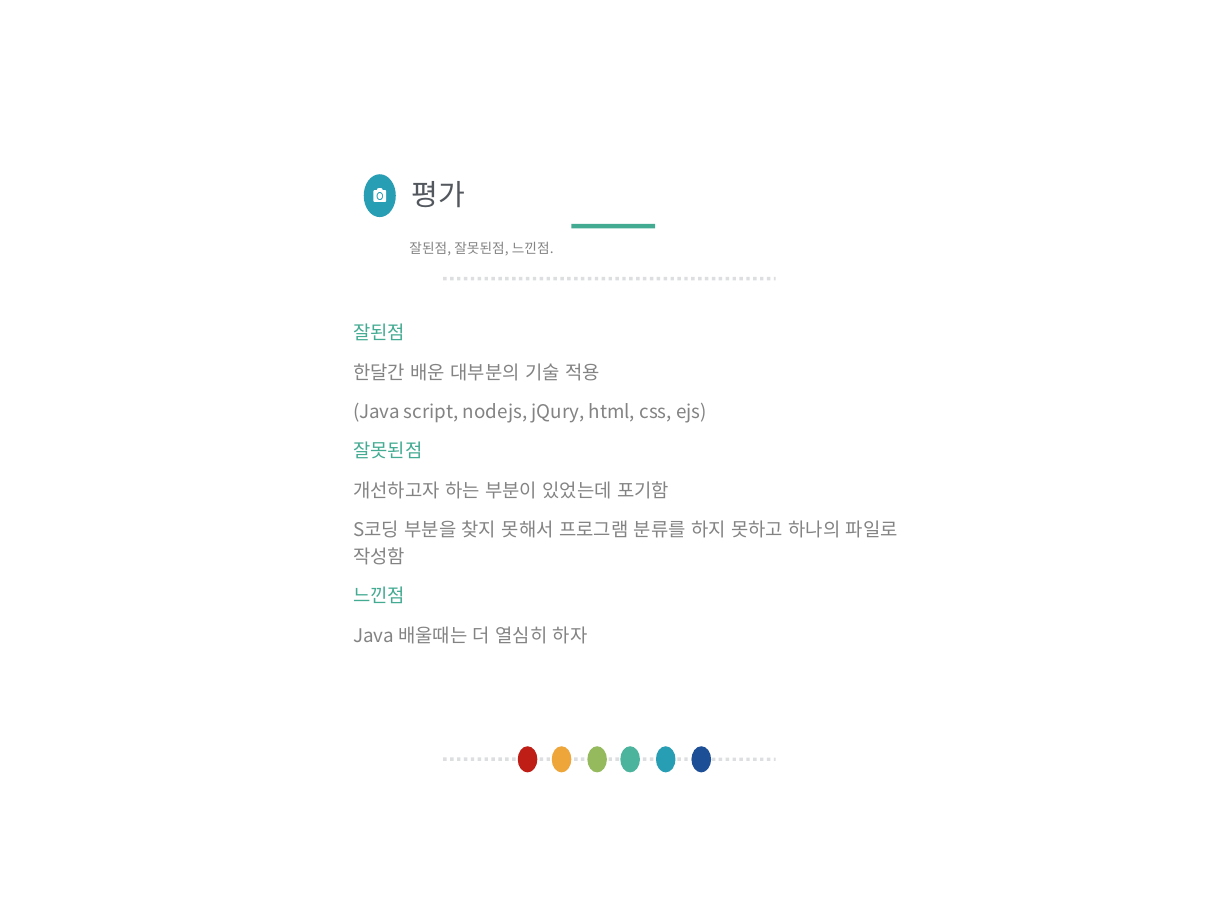
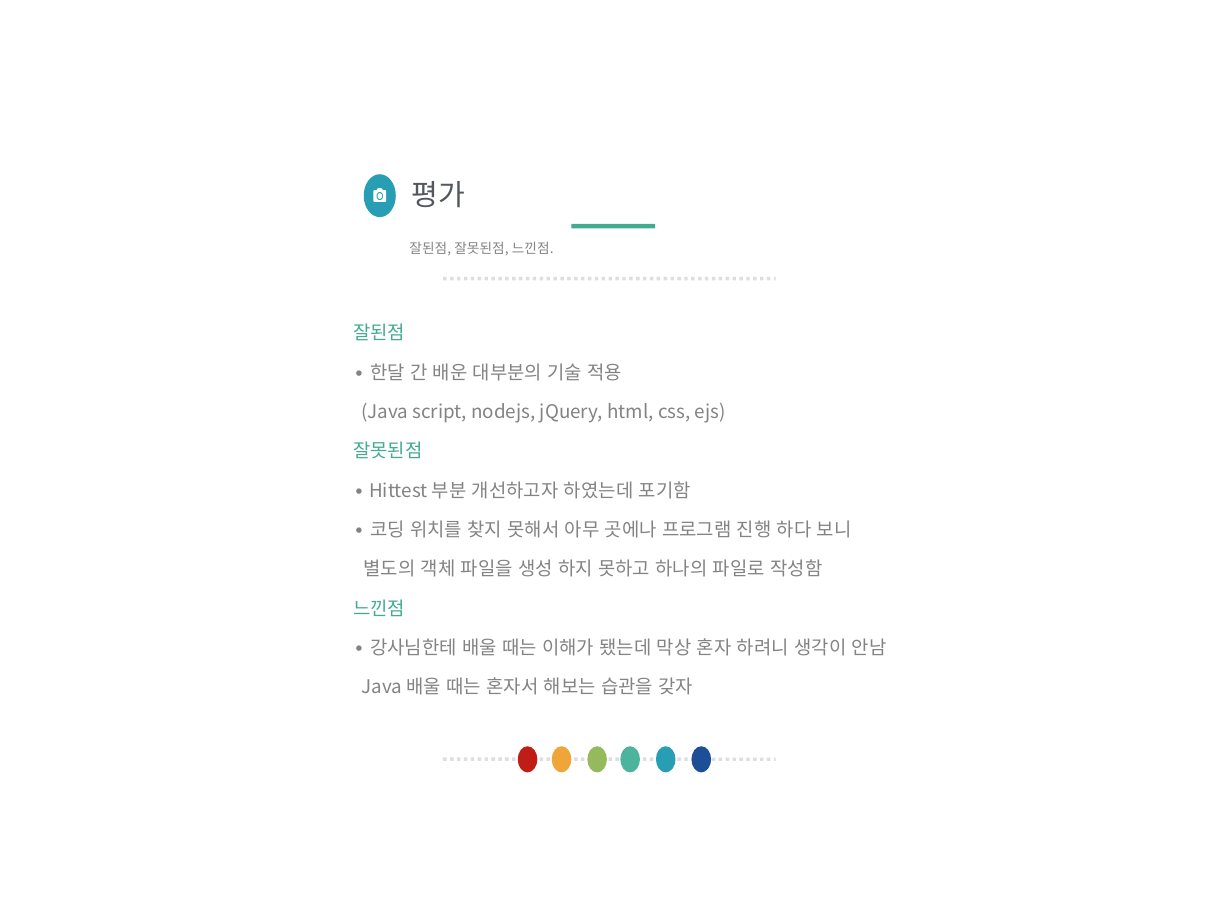
Before and after one commit to zenxen1/html_works, a slide deck: slide 9 of node_project01/프로젝트 1 (javascript).pptx (slide 8 before the commit). Drawn at 1232x924 pixels with LibreOffice and Linux fonts; fonts in the diff are those of the drawing. Boxes give left, top, right and bottom in pixels: in the first picture for what was removed or moved away, otherwise in the second. Text is boxed around its words. In the diff, an @@ line names an element or a change of style, - is before the commit and + after.

Commit message:
프로젝트01 최종정리

```diff
--- a/node_project01/프로젝트 1 (javascript).pptx
+++ b/node_project01/프로젝트 1 (javascript).pptx
@@ free "잘된점": place and size @@
-free "잘된점" at [354, 317, 924, 705]
+free "잘된점" at [354, 317, 1063, 705]
@@ text in free at [361, 363, 726, 423]: text changed @@
-한달간 배운 대부분의 기술 적용
-(Java script, nodejs, jQury, html, css, ejs)
+∙ 한달 간 배운 대부분의 기술 적용
+(Java script, nodejs, jQuery, html, css, ejs)
@@ text in free at [364, 481, 852, 577]: text changed @@
-개선하고자 하는 부분이 있었는데 포기함
-S코딩 부분을 찾지 못해서 프로그램 분류를 하지 못하고 하나의 파일로 작성함
+∙ Hittest 부분 개선하고자 하였는데 포기함
+∙ 코딩 위치를 찾지 못해서 아무 곳에나 프로그램 진행 하다 보니
+별도의 객체 파일을 생성 하지 못하고 하나의 파일로 작성함
@@ text in free at [361, 638, 887, 695]: text changed @@
-Java 배울때는 더 열심히 하자
+∙ 강사님한테 배울 때는 이해가 됐는데 막상 혼자 하려니 생각이 안남
+Java 배울 때는 혼자서 해보는 습관을 갖자
```
Also in this commit, not shown: 5 other slides changed, 1 slide added, 42 other files.
